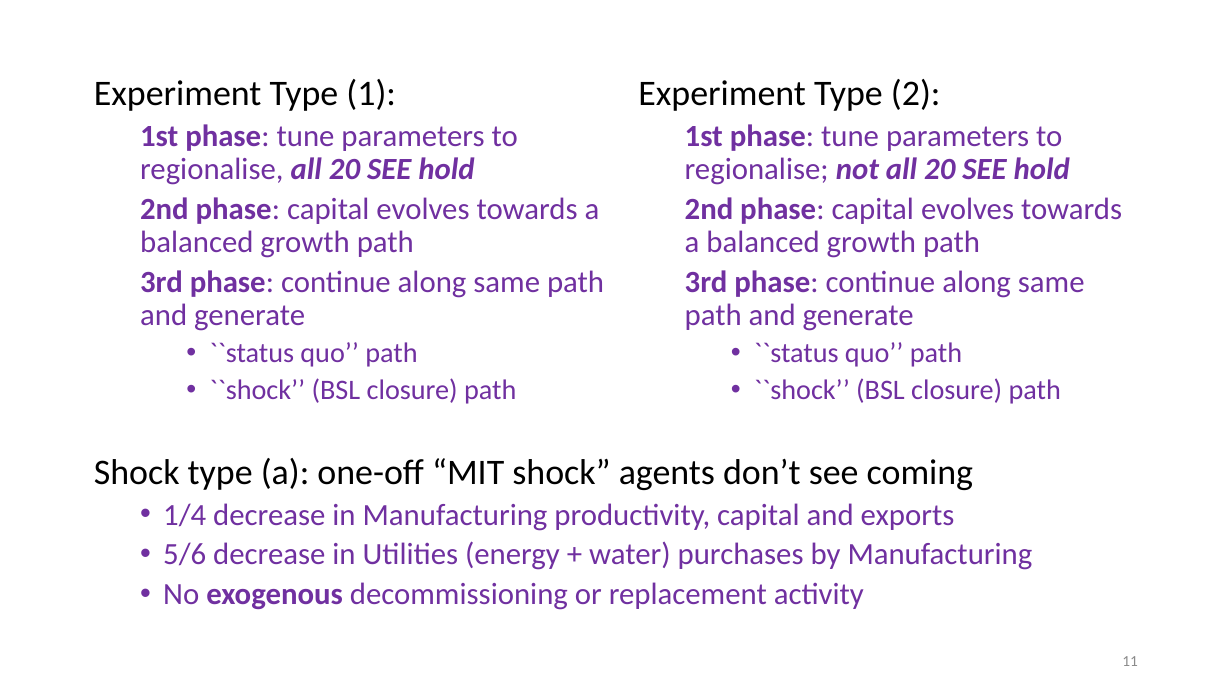
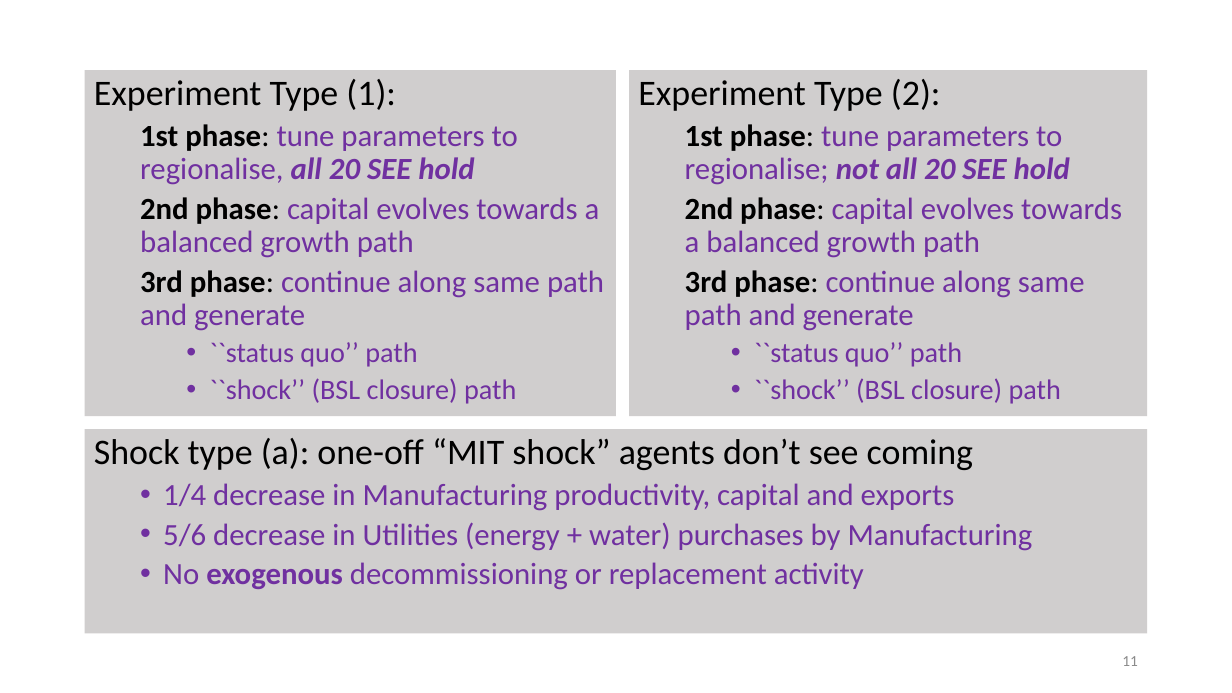
Before and after one commit to patrickocal/gladstone, a slide deck: slide 11 of powerpoint/glad-slides.pptx. Drawn at 1232x693 pixels with LibreOffice and Linux fonts; fonts in the diff are those of the drawing. Boxes give left, top, right and bottom in pixels: in the first picture for what was removed or moved away, otherwise in the second. Text is boxed around its words. In the diff, an @@ line names an element or a change of style, - is before the commit and + after.

```diff
--- a/powerpoint/glad-slides.pptx
+++ b/powerpoint/glad-slides.pptx
@@ text "Experiment Type (1):": place and size @@
-text "Experiment Type (1):" at box(94, 79, 604, 404)
+text "Experiment Type (1):" at box(85, 70, 616, 417)
@@ rectangle "Experiment Type (2):": place and size @@
-rectangle "Experiment Type (2):" at box(638, 79, 1122, 404)
+rectangle "Experiment Type (2):" at box(629, 70, 1148, 417)
@@ text at box(140, 124, 604, 331): text colour #7030A0 to #000000 in "1st phase:", "2nd phase:", "3rd phase:" @@
@@ text in rectangle at box(685, 124, 1122, 331): text colour #7030A0 to #000000 in "1st phase:", "2nd phase:", "3rd phase:" @@
@@ fill none to #D0CECE in 3 elements at box(85, 70, 616, 417), box(629, 70, 1148, 417), box(85, 429, 1148, 633) @@
@@ rectangle "Shock type (a): one-off “MIT ...": place and size @@
-rectangle "Shock type (a): one-off “MIT ..." at box(94, 458, 1033, 610)
+rectangle "Shock type (a): one-off “MIT ..." at box(85, 429, 1148, 633)
```
Also in this commit, not shown: 6 other slides changed, 1 other file.
